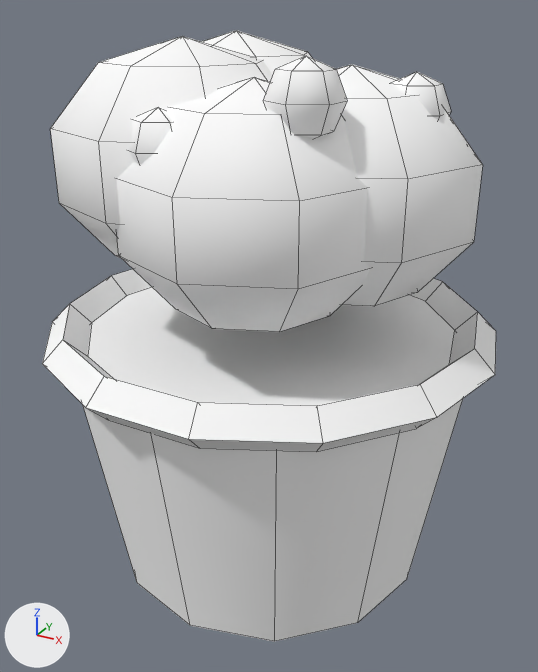
One commit to the Blender file art/env/flower_pot.blend: the scene before it, then after it.
The view is the same before and after, from a 50 mm lens placed at (0.654, -1.196, 1.077), pointed at (0.004, -0.015, 0.486). Lighting does not change. The marker at lower left points along +X, +Y and +Z. The first picture is the older version. Mesh edges are drawn as thin lines.

Before the edit, the objects in view are built like this:
```python
mat_vk_vcol = principled_material('VK_vcol')
mat_vk_vcol.base_color = (1.0, 1.0, 1.0)  # white #ffffff
mat_vk_vcol.roughness = 0.9
me_flowerpot = bpy.data.meshes.new('FlowerPot')
me_flowerpot.from_pydata(...)  # 390 vertices, 438 faces; spans x -0.44..0.44, y -0.429..0.429, z 0.0..1.04
me_flowerpot.polygons.foreach_set('use_smooth', [True] * 438)
me_flowerpot.materials.append(mat_vk_vcol)  # white #ffffff
ob_flowerpot = bpy.data.objects.new('FlowerPot', me_flowerpot)
ob_flowerpot.location = (0.0, 0.0, 0.0)
```
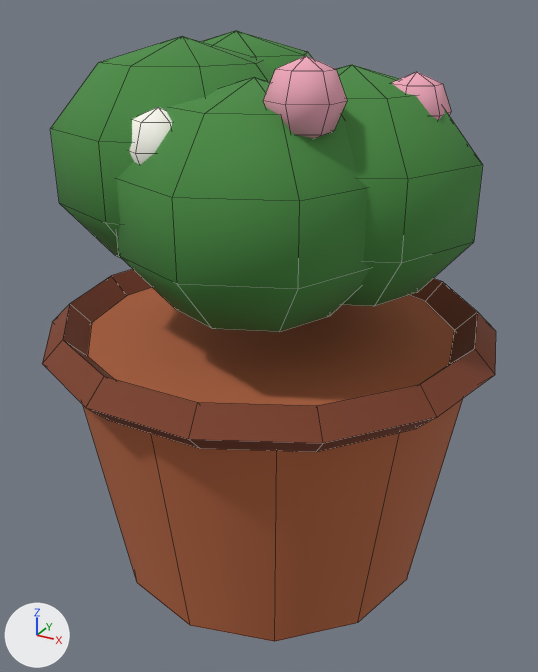
Changed parts and their boxes (x1, y1, x2, y2) in the pictures (538 x 672 px):
'FlowerPot', recoloured, surface changed (darker)
    both: (42, 30, 496, 642)

What changed in the scene script:
```text
Change mat_vk_vcol:
    where n0 = _N.new('ShaderNodeBsdfPrincipled'); n0.name = 'Principled BSDF'
    remove n0.inputs[0].default_value = (1.0, 1.0, 1.0, 1.0)  # 'Base Color', white #ffffff
    add n2 = _N.new('ShaderNodeVertexColor'); n2.name = 'Color Attribute'
    add n2.layer_name = 'Color'
    add _L.new(n2.outputs[0], n0.inputs[0])  # 'Color' to 'Base Color'
Change me_flowerpot:
    where me_flowerpot.from_pydata(...)  # 390 vertices, 438 faces; spans x -0.44..0.44, y -0.429..0.429, z 0.0..1.04
    used by ob_flowerpot; location = (0.0, 0.0, 0.0)
    me_flowerpot part 1: 438 kept faces spanning x -0.44..0.44, y -0.429..0.429, z 0.0..1.04 get new vertex colours
```
